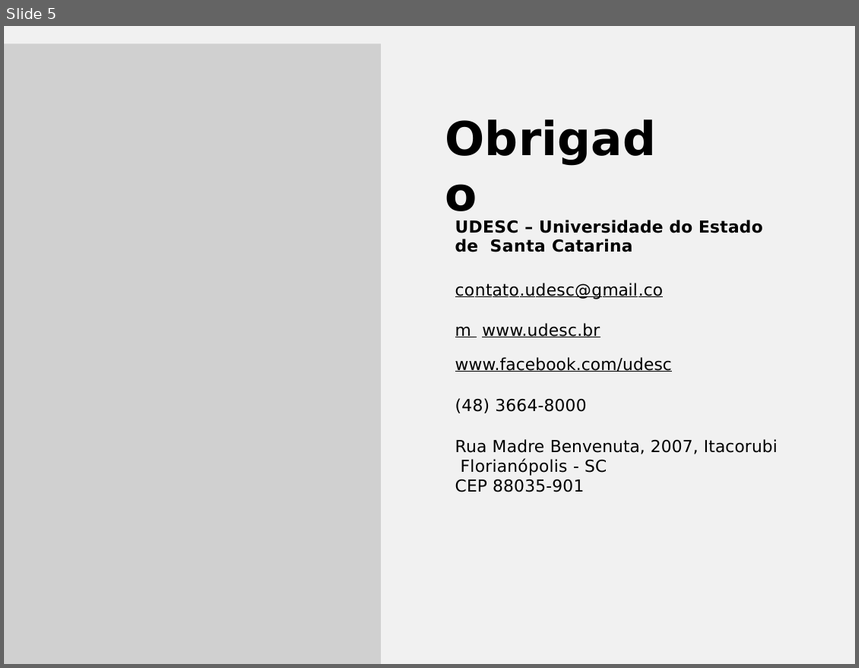
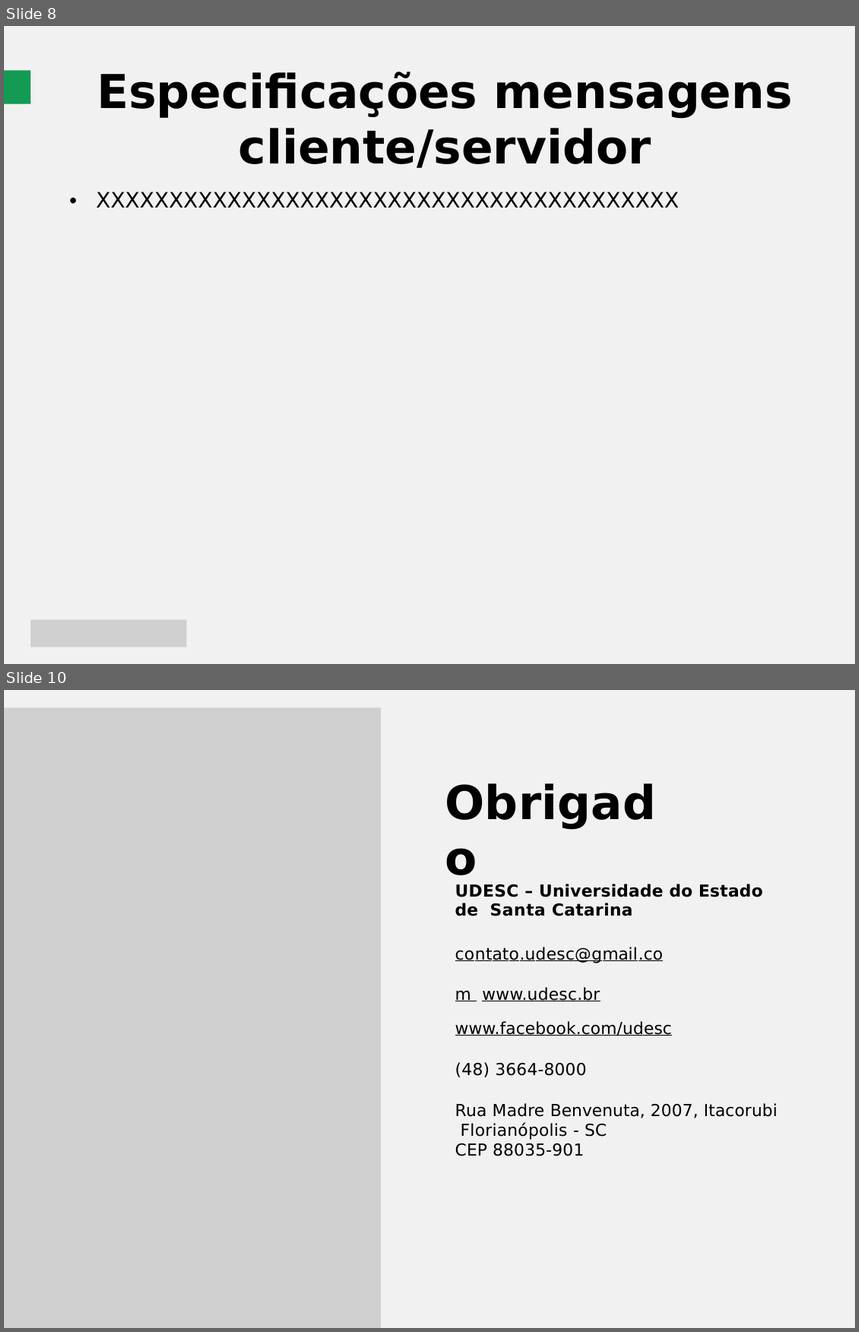
Before and after one commit to robsondejesus1996/Chat, a slide deck: Apresentação.pptx. Shown one above the other, each under a label of ours: slide 5 before the commit, slides 8 and 10 after it; the slides between them are not shown. The pictures are 859x668 and 859x1332 pixels, drawn with LibreOffice and Linux fonts; fonts in the diff are those of the drawing; grey boxes stand for pictures. Boxes give left, top, right and bottom in pixels: in the first picture for what was removed or moved away, otherwise in the second. Text is boxed around its words. In the diff, an @@ line names an element or a change of style, - is before the commit and + after.

```diff
--- a/Apresentação.pptx
+++ b/Apresentação.pptx
@@ slide 8 added at [4, 26, 855, 664], background #FFFFFF; not listed: 1 template element that a slide beside it also shows @@
@@ freeform shape added at [4, 70, 31, 104], fill #139B54 @@
@@ title added at [97, 72, 793, 168], 39.5 pt, text #000000, bold @@
+Especificações mensagens cliente/servidor
@@ text added at [96, 192, 679, 208], 18 pt, text #000000 @@
+• XXXXXXXXXXXXXXXXXXXXXXXXXXXXXXXXXXXXXXXX
@@ picture added at [31, 620, 186, 648] @@
@@ what was slide 5 is now slide 10 @@
```
Also in this commit, not shown: 1 slide changed, 7 other slides added, 3 slides removed, 42 other files.
